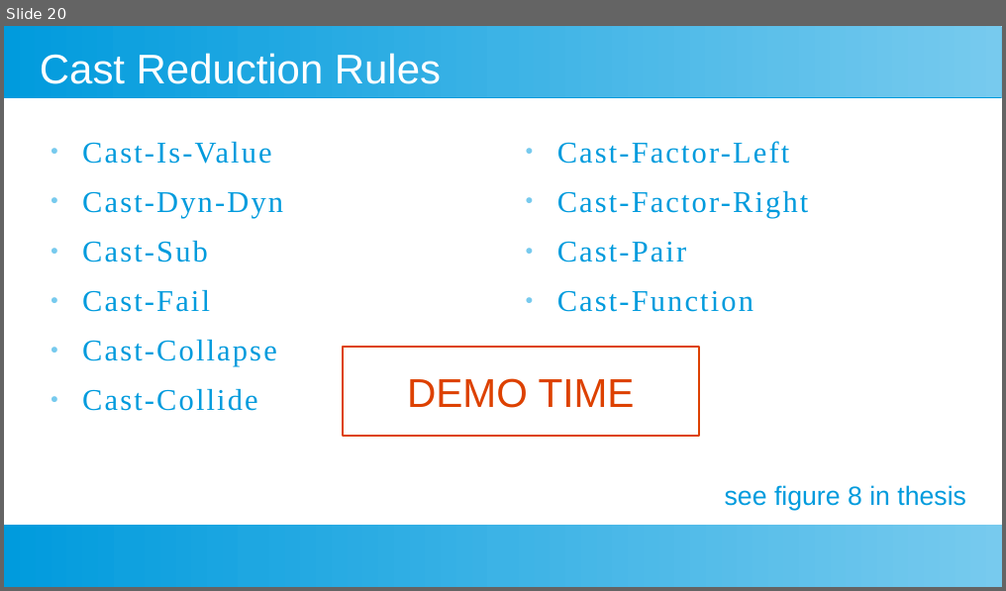
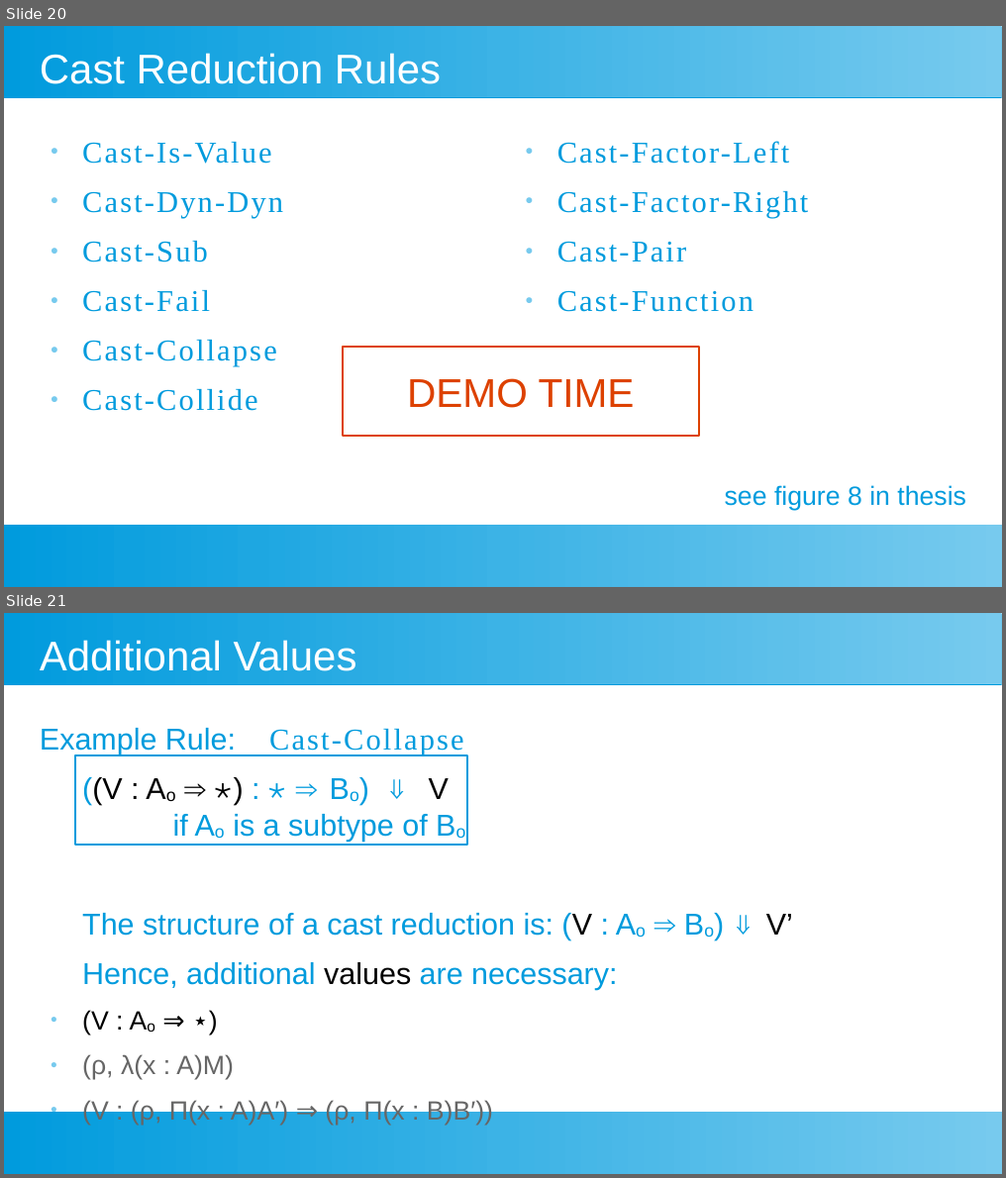
Before and after one commit to leyhline/mastersthesis, a slide deck: presentation.odp. Shown one above the other, each under a label of ours: slide 20 before the commit, slides 20 and 21 after it. The pictures are 1006x591 and 1006x1178 pixels, drawn with LibreOffice and Linux fonts; fonts in the diff are those of the drawing. Boxes give left, top, right and bottom in pixels: in the first picture for what was removed or moved away, otherwise in the second. Text is boxed around its words. In the diff, an @@ line names an element or a change of style, - is before the commit and + after.

```diff
--- a/presentation.odp
+++ b/presentation.odp
@@ slide 21 added at <box>4,613,1002,1174</box>, background #FFFFFF; not listed: 2 template elements that a slide beside it also shows @@
@@ title added at <box>40,640,357,671</box>, 33 pt, text #FFFFFF @@
+Additional Values
@@ text added at <box>40,728,793,1125</box>, 24 pt, text #009BDD @@
+Example Rule: Cast-Collapse
+((V : Ao ⇒ ⋆) : ⋆ ⇒ Bo) ⇓ V
+if Ao is a subtype of Bo
+The structure of a cast reduction is: (V : Ao ⇒ Bo) ⇓ V’
+Hence, additional values are necessary:
+● (V : Ao ⇒ ⋆)
+● (ρ, λ(x : A)M)
+● (V : (ρ, Π(x : A)A′) ⇒ (ρ, Π(x : B)B′))
@@ rectangle added at <box>75,756,467,844</box>, outline #009BDD 0.99 pt @@
```
Also in this commit, not shown: 4 slides changed, 2 other slides added.
